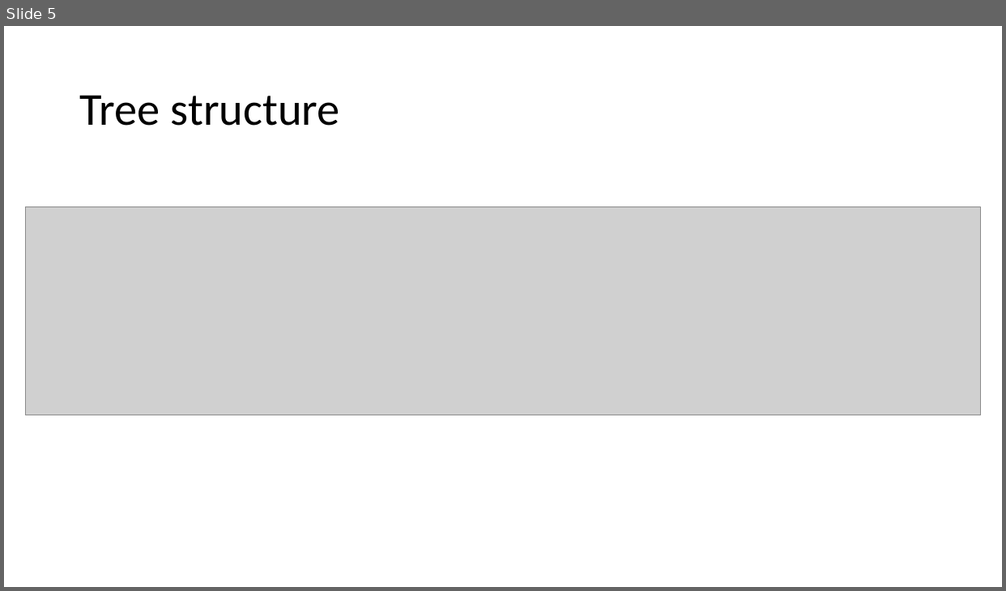
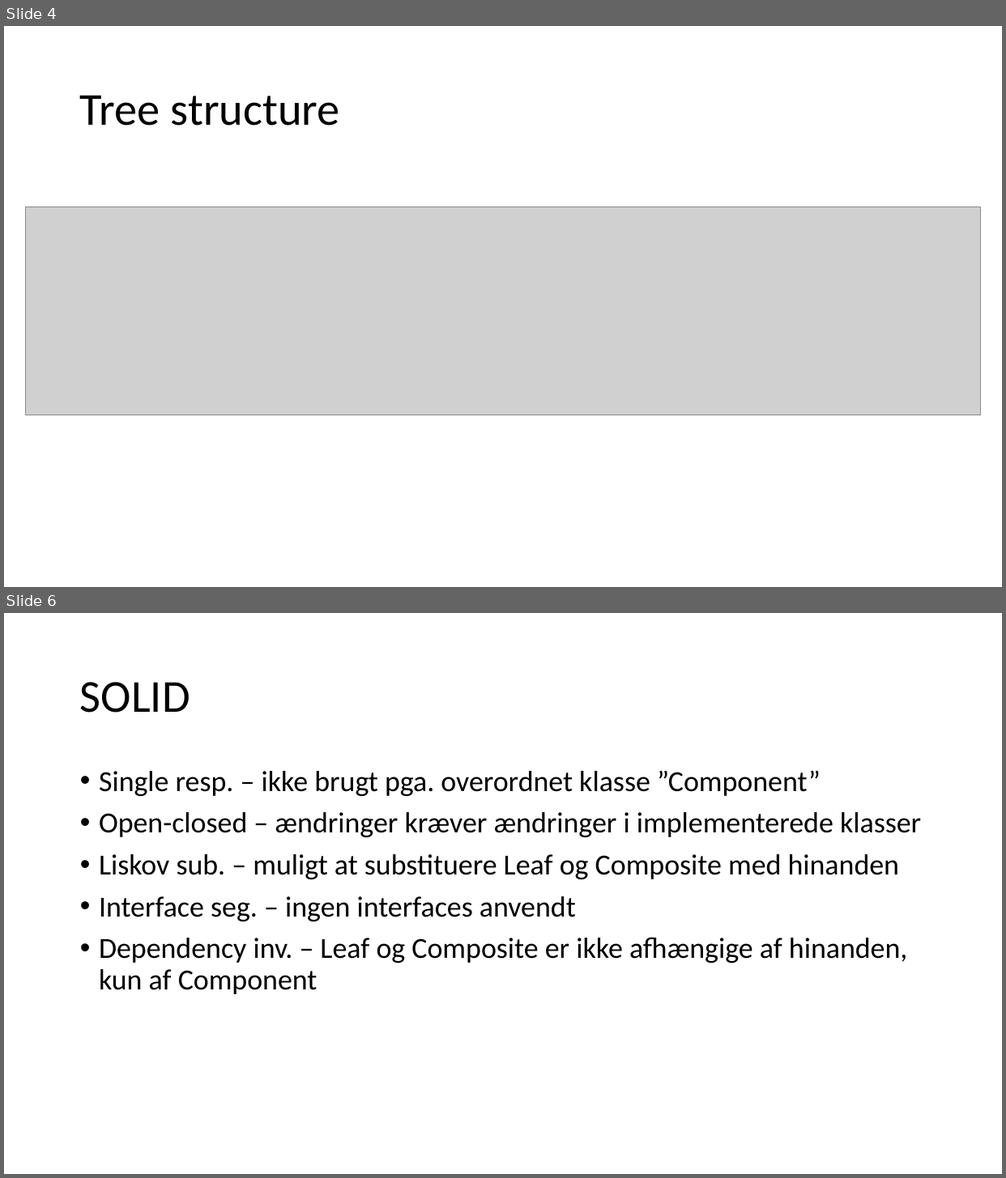
Before and after one commit to Bechy7/SoftwareDesign46, a slide deck: Aflevering 3/Navy Structure Composite Pattern.pptx. Shown one above the other, each under a label of ours: slide 5 before the commit, slides 4 and 6 after it; the slides between them are not shown. The pictures are 1006x591 and 1006x1178 pixels, drawn with LibreOffice and Linux fonts; fonts in the diff are those of the drawing; grey boxes stand for pictures. Boxes give left, top, right and bottom in pixels: in the first picture for what was removed or moved away, otherwise in the second. Text is boxed around its words. In the diff, an @@ line names an element or a change of style, - is before the commit and + after.

```diff
--- a/Aflevering 3/Navy Structure Composite Pattern.pptx
+++ b/Aflevering 3/Navy Structure Composite Pattern.pptx
@@ slide 6 added at (4, 613, 1002, 1174), background #FFFFFF @@
@@ title added at (80, 682, 190, 713), 44 pt, text #000000 @@
+SOLID
@@ text added at (99, 770, 921, 995), 28 pt, text #000000 @@
+• Single resp. – ikke brugt pga. overordnet klasse ”Component”
+• Open-closed – ændringer kræver ændringer i implementerede klasser
+• Liskov sub. – muligt at substituere Leaf og Composite med hinanden
+• Interface seg. – ingen interfaces anvendt
+• Dependency inv. – Leaf og Composite er ikke afhængige af hinanden, kun af Component
@@ what was slide 5 is now slide 4 @@
```
Also in this commit, not shown: 1 slide changed, 1 other slide added, 1 slide removed.
